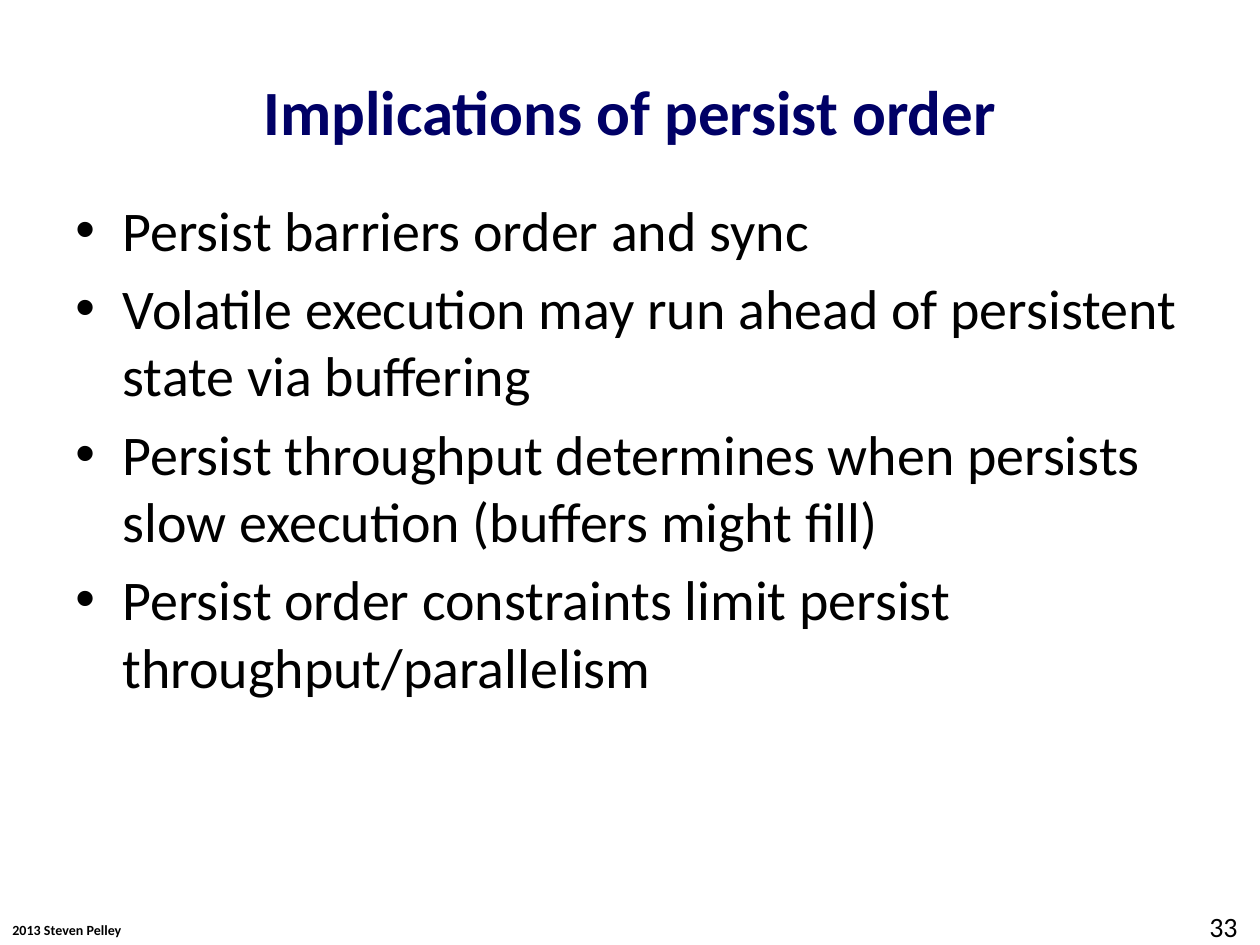
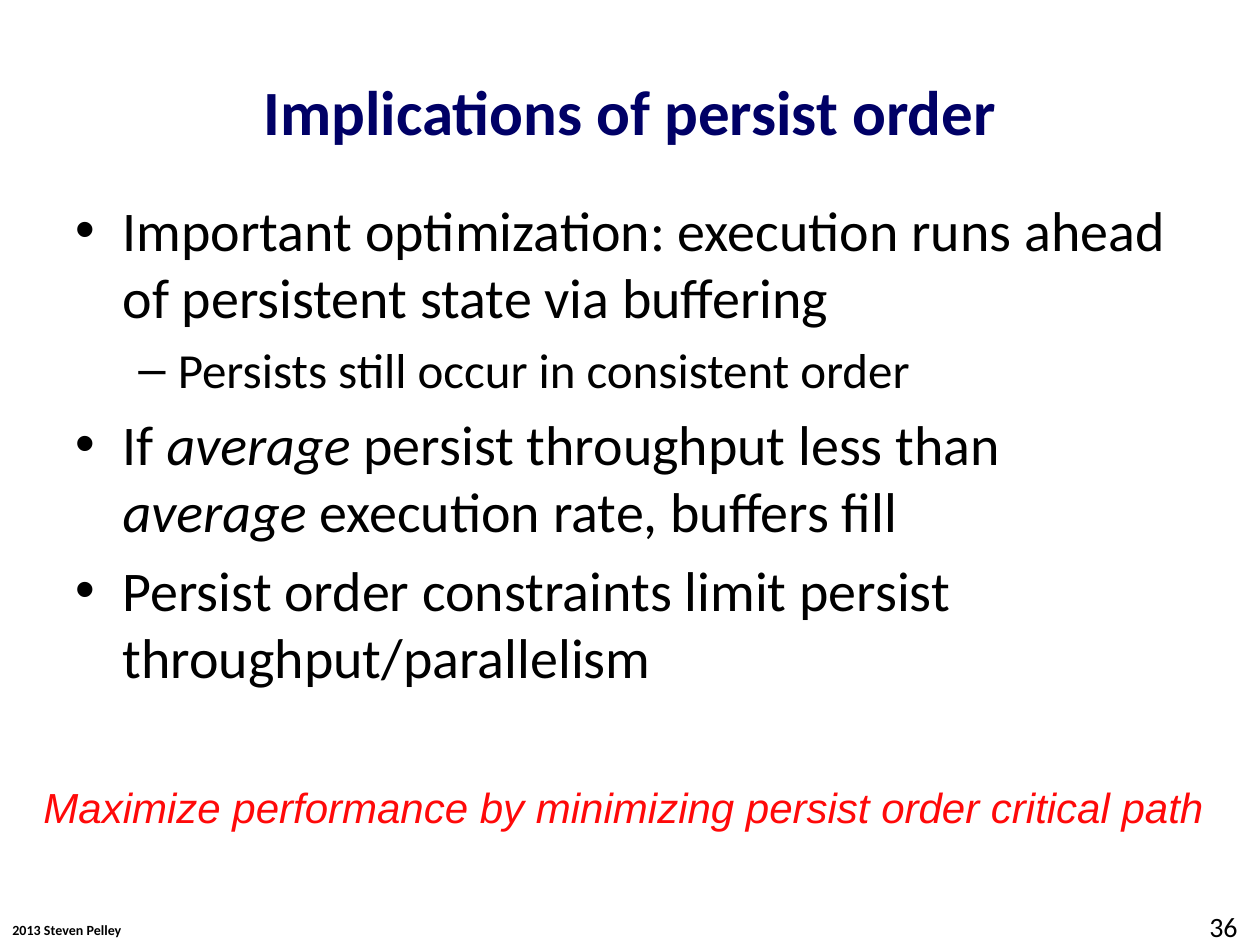
Before and after one commit to Abulila/dissertation, a slide deck: slide 36 of proposal/proposal.pptx (slide 33 before the commit). Drawn at 1260x945 pixels with LibreOffice and Linux fonts; fonts in the diff are those of the drawing; background and template pictures are left out. Boxes give left, top, right and bottom in pixels: in the first picture for what was removed or moved away, otherwise in the second. Text is boxed around its words. In the diff, an @@ line names an element or a change of style, - is before the commit and + after.

Commit message:
work on presentation

```diff
--- a/proposal/proposal.pptx
+++ b/proposal/proposal.pptx
@@ text at (x1=123, y1=212, x2=1164, y2=542): text changed @@
-• Persist barriers order and sync
-• Volatile execution may run ahead of persistent state via buffering
-• Persist throughput determines when persists slow execution (buffers might fill)
+• Important optimization: execution runs ahead of persistent state via buffering
+  – Persists still occur in consistent order
+• If average persist throughput less than average execution rate, buffers fill
@@ text added at (x1=43, y1=792, x2=1204, y2=831), 24 pt, text #FF0909, italic @@
+Maximize performance by minimizing persist order critical path
@@ page number at (x1=1209, y1=918, x2=1237, y2=938): text changed @@
-33
+36
```
Also in this commit, not shown: 11 other slides changed, 13 slides added, 7 slides removed.
